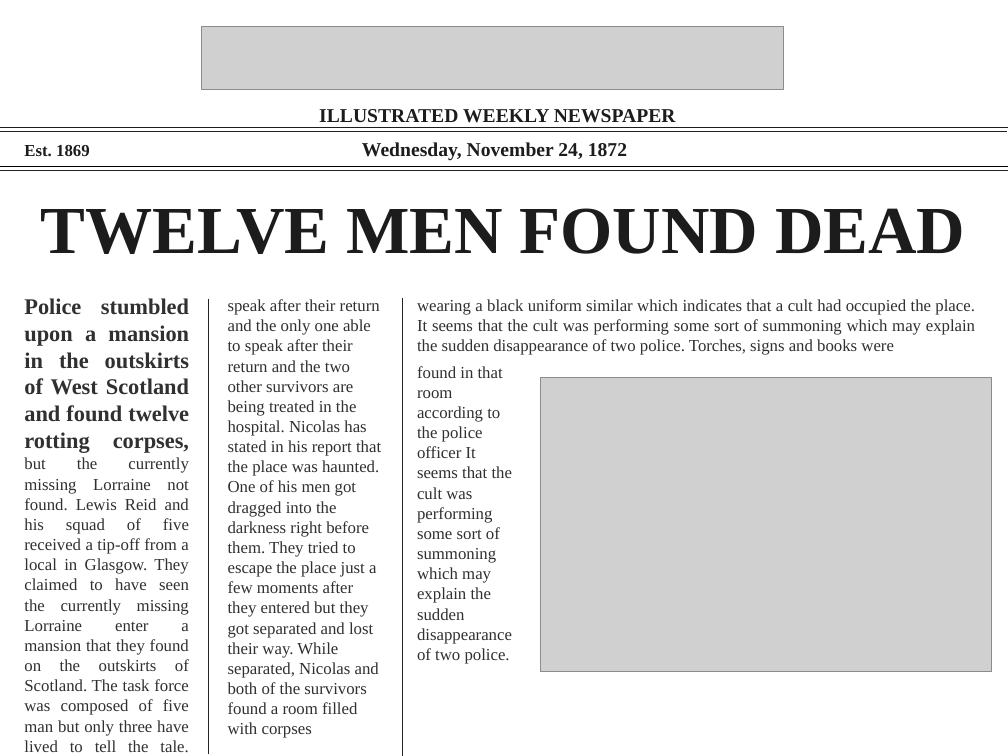
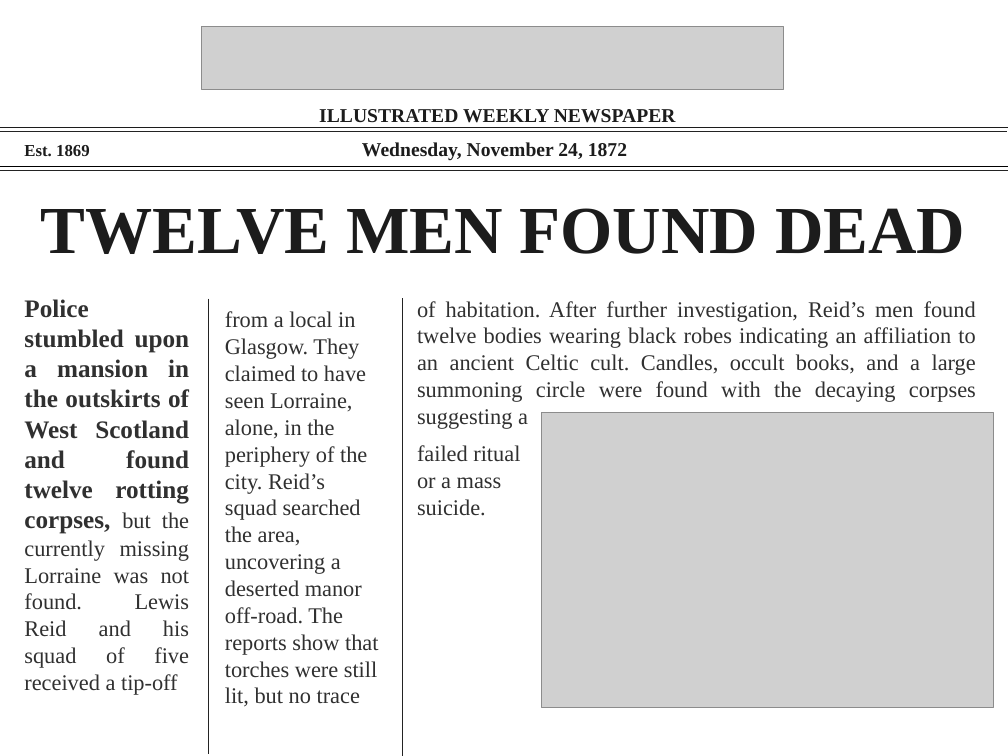
Before and after one commit to Emilie-M/Final-Project, a slide deck: slide 1 of Newspaper.pptx. Drawn at 1008x756 pixels with LibreOffice and Linux fonts; fonts in the diff are those of the drawing; grey boxes stand for pictures; background and template pictures are left out. Boxes give left, top, right and bottom in pixels: in the first picture for what was removed or moved away, otherwise in the second. Text is boxed around its words. In the diff, an @@ line names an element or a change of style, - is before the commit and + after.

```diff
--- a/Newspaper.pptx
+++ b/Newspaper.pptx
@@ text at bbox=[24, 299, 190, 695]: text changed; size 12 to 16 pt @@
-Police stumbled upon a mansion in the outskirts of West Scotland and found twelve rotting corpses, but the currently missing Lorraine not found. Lewis Reid and his squad of five received a tip-off from a local in Glasgow. They claimed to have seen the currently missing Lorraine enter a mansion that they found on the outskirts of Scotland. The task force was composed of five man but only three have lived to tell the tale. Still traumatized by the event, Gabriel has been the only one able to
+Police stumbled upon a mansion in the outskirts of West Scotland and found twelve rotting corpses, but the currently missing Lorraine was not found. Lewis Reid and his squad of five received a tip-off
@@ text at bbox=[225, 311, 378, 707]: text changed; size 12 to 16 pt @@
-speak after their return and the only one able to speak after their return and the two other survivors are being treated in the hospital. Nicolas has stated in his report that the place was haunted. One of his men got dragged into the darkness right before them. They tried to escape the place just a few moments after they entered but they got separated and lost their way. While separated, Nicolas and both of the survivors found a room filled with corpses
+from a local in Glasgow. They claimed to have seen Lorraine, alone, in the periphery of the city. Reid’s squad searched the area, uncovering a deserted manor off-road. The reports show that torches were still lit, but no trace
@@ text at bbox=[417, 301, 976, 429]: text changed; size 12 to 16 pt @@
-wearing a black uniform similar which indicates that a cult had occupied the place. It seems that the cult was performing some sort of summoning which may explain the sudden disappearance of two police. Torches, signs and books were
+of habitation. After further investigation, Reid’s men found twelve bodies wearing black robes indicating an affiliation to an ancient Celtic cult. Candles, occult books, and a large summoning circle were found with the decaying corpses suggesting a
@@ text removed at bbox=[417, 366, 512, 664] @@
-found in that room according to the police officer It seems that the cult was performing some sort of summoning which may explain the sudden disappearance of two police.
@@ picture: place and size @@
-picture at bbox=[540, 378, 992, 672]
+picture at bbox=[542, 412, 994, 707]
@@ text added at bbox=[417, 445, 520, 516], 16 pt, text #303030 @@
+failed ritual or a mass suicide.
```
Also in this commit, not shown: 9 slides removed.
